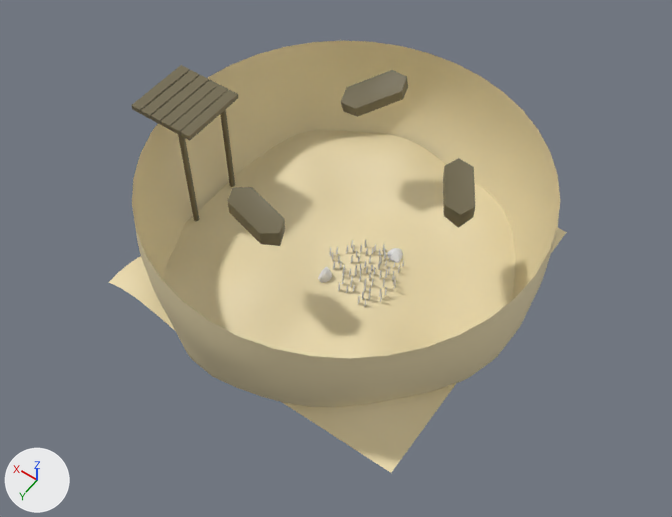
The Blender file scenes/ocean_scene.blend as it was, and as the next commit left it.
Before and after are seen from a 50 mm camera at (-392.0, 478.0, 678.0) aimed at (-56.0, 8.0, -59.0). The axes (+X, +Y, +Z) are drawn at lower left. The lights are the same throughout.

Before the edit, the objects in view are built like this:
```python
me_rock_001 = bpy.data.meshes.new('rock.001')
me_rock_001.from_pydata(...)  # 42 vertices, 80 faces; spans x -0.95..0.85, y -0.85..1.01, z -1.0..1.21
me_sanddome = bpy.data.meshes.new('sanddome')
me_sanddome.from_pydata(...)  # 3481 vertices, 3440 faces; spans x -19.7..19.5, y -19.6..19.5, z -9.1..13.9
me_sanddome.materials.append(mat_lambert2)  # beige #ecdcb0
me_sandplane_obs = bpy.data.meshes.new('sandplane_obs')
me_sandplane_obs.from_pydata(...)  # 2601 vertices, 2500 faces; spans x -16.7..16.7, y -16.7..16.7, z -0.9..2.1
me_sandplane_obs.materials.append(mat_lambert2)  # beige #ecdcb0
me_seaweed02_022 = bpy.data.meshes.new('seaweed02.022')
me_seaweed02_022.from_pydata(...)  # 81 vertices, 64 faces; spans x -2.61..2.41, y -1.0..1.0, z 0.0
ob_rock_001 = bpy.data.objects.new('rock.001', me_rock_001)
ob_rock_001.location = (-102.0, -30.0, -61.0)
ob_rock_001.rotation_euler = (-0.0487, 0.112, 1.161)  # degrees (-2.8, 6.4, 67)
ob_rock_001.scale = (9.94, 9.65, 6.18)
ob_sanddome = bpy.data.objects.new('sanddome', me_sanddome)
ob_sanddome.location = (-59.0, -3.0, -87.0)
ob_sanddome.scale = (10.0, 10.0, 10.0)
ob_sandplane_obs = bpy.data.objects.new('sandplane_obs', me_sandplane_obs)
ob_sandplane_obs.location = (-59.0, -4.0, -65.0)
ob_sandplane_obs.scale = (10.0, 10.0, 10.0)
ob_seaweed02_022 = bpy.data.objects.new('seaweed02.022', me_seaweed02_022)
ob_seaweed02_022.location = (-116.0, -16.0, -55.0)
ob_seaweed02_022.rotation_euler = (0.0, -1.571, 0.0)  # degrees (0, -90, 0)
ob_seaweed02_022.scale = (2.95, 1.65, 2.95)
# also in view: 'boat2_obs' at (-152.0, -49.0, 50.0); 'boat1_obs' at (-21.0, 80.0, 50.0); 'dockplank1_obs' at (90.0, 11.0, 59.0); 'boat3_obs' at (-21.0, -107.0, 56.0)
```
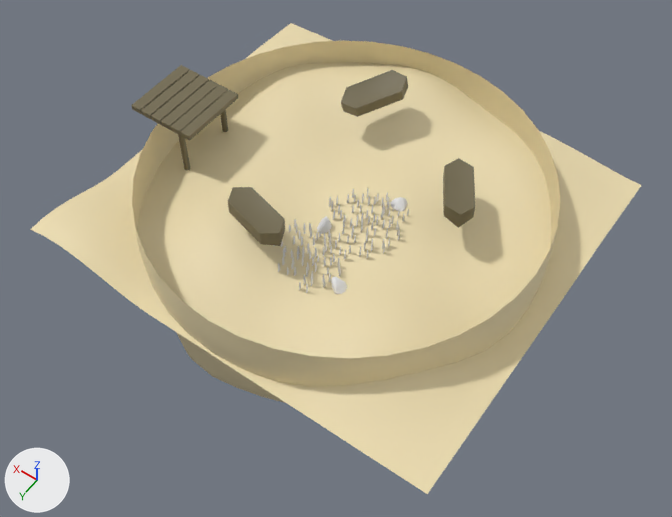
Boxes (x1, y1, x2, y2) around the edits, measured in the pictures (672 x 517 px):
'sandplane_obs', moved, rescaled (33% wider, 37% taller): before (109, 130, 567, 473); after (30, 23, 641, 494)
'rock.002', added: after (331, 277, 347, 294)
'seaweed.042', added: after (293, 236, 295, 245)
'seaweed.031', added: after (287, 267, 289, 275)
'seaweed.029', added: after (307, 262, 309, 270)
'sanddome', unchanged, covered by the edit: before (132, 40, 560, 407); after (132, 40, 560, 403)

The edits, one by one:
Object 'sandplane_obs' (ob_sandplane_obs) moves from (-59.0, -4.0, -65.0) to (-59.0, -4.0, 11.0).
Object 'sandplane_obs' (ob_sandplane_obs) is rescaled from (10.0, 10.0, 10.0) to (13.0, 11.8, 10.0).
Object 'rock.002' (ob_rock_002) is new; it shows a copy of the mesh of ob_rock_001.
Its location is (-109.0, 78.0, 11.0).
Its rotation in degrees is (20, 38, 40).
Its scale is (6.59, 8.67, 8.67).
Object 'seaweed.045' (ob_seaweed_045) is new; it shows a copy of the mesh of ob_seaweed02_022.
Its location is (-49.0, 47.0, 21.0).
Its rotation in degrees is (0, -90, 0).
Its scale is (2.95, 1.65, 2.95).
Object 'seaweed.044' (ob_seaweed_044) is new; it shows a copy of the mesh of ob_seaweed02_022.
Its location is (-56.0, 47.0, 21.0).
Its rotation in degrees is (0, -90, 0).
Its scale is (2.95, 1.65, 2.95).
Object 'seaweed.043' (ob_seaweed_043) is new; it shows a copy of the mesh of ob_seaweed02_022.
Its location is (-60.0, 73.0, 17.0).
Its rotation in degrees is (0, -90, 0).
Its scale is (2.95, 1.65, 2.95).
Object 'seaweed.042' (ob_seaweed_042) is new; it shows a copy of the mesh of ob_seaweed02_022.
Its location is (-48.0, 62.0, 17.0).
Its rotation in degrees is (0, -90, 0).
Its scale is (2.95, 1.65, 2.95).
Object 'seaweed.041' (ob_seaweed_041) is new; it shows a copy of the mesh of ob_seaweed02_022.
Its location is (-36.0, 53.0, 17.0).
Its rotation in degrees is (0, -90, 0).
Its scale is (2.95, 1.65, 2.95).
Object 'seaweed.040' (ob_seaweed_040) is new; it shows a copy of the mesh of ob_seaweed02_022.
Its location is (-36.0, 76.0, 20.0).
Its rotation in degrees is (0, -90, 0).
Its scale is (2.95, 1.65, 2.95).
Object 'seaweed.038' (ob_seaweed_038) is new; it shows a copy of the mesh of ob_seaweed02_022.
Its location is (-80.0, 48.0, 12.0).
Its rotation in degrees is (0, -90, 0).
Its scale is (2.95, 1.65, 2.95).
Object 'seaweed.037' (ob_seaweed_037) is new; it shows a copy of the mesh of ob_seaweed02_022.
Its location is (-74.0, 49.0, 12.0).
Its rotation in degrees is (0, -90, 0).
Its scale is (2.95, 1.65, 2.95).
Object 'seaweed.036' (ob_seaweed_036) is new; it shows a copy of the mesh of ob_seaweed02_022.
Its location is (-61.0, 81.0, 16.0).
Its rotation in degrees is (0, -90, 0).
Its scale is (2.95, 1.65, 2.95).
Object 'seaweed.032' (ob_seaweed_032) is new; it shows a copy of the mesh of ob_seaweed02_022.
Its location is (-55.0, 94.0, 16.0).
Its rotation in degrees is (0, -90, 0).
Its scale is (2.95, 1.65, 2.95).
Object 'seaweed.031' (ob_seaweed_031) is new; it shows a copy of the mesh of ob_seaweed02_022.
Its location is (-63.0, 92.0, 13.0).
Its rotation in degrees is (0, -90, 0).
Its scale is (2.95, 1.65, 2.95).
Object 'seaweed.030' (ob_seaweed_030) is new; it shows a copy of the mesh of ob_seaweed02_022.
Its location is (-63.0, 69.0, 15.0).
Its rotation in degrees is (0, -90, 0).
Its scale is (2.95, 1.65, 2.95).
Object 'seaweed.029' (ob_seaweed_029) is new; it shows a copy of the mesh of ob_seaweed02_022.
Its location is (-75.0, 77.0, 14.0).
Its rotation in degrees is (0, -90, 0).
Its scale is (2.95, 1.65, 2.95).
Object 'seaweed.028' (ob_seaweed_028) is new; it shows a copy of the mesh of ob_seaweed02_022.
Its location is (-87.0, 88.0, 16.0).
Its rotation in degrees is (0, -90, 0).
Its scale is (2.95, 1.65, 2.95).
Object 'seaweed.027' (ob_seaweed_027) is new; it shows a copy of the mesh of ob_seaweed02_022.
Its location is (-83.0, 62.0, 12.0).
Its rotation in degrees is (0, -90, 0).
Its scale is (2.95, 1.65, 2.95).
